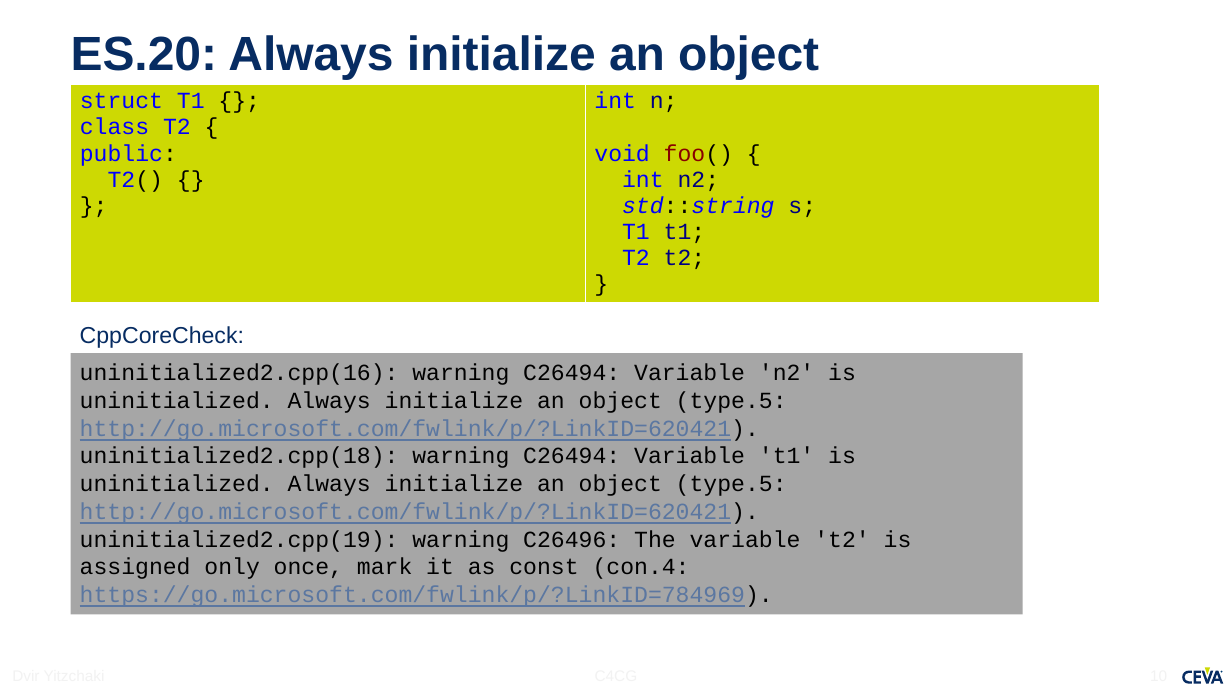
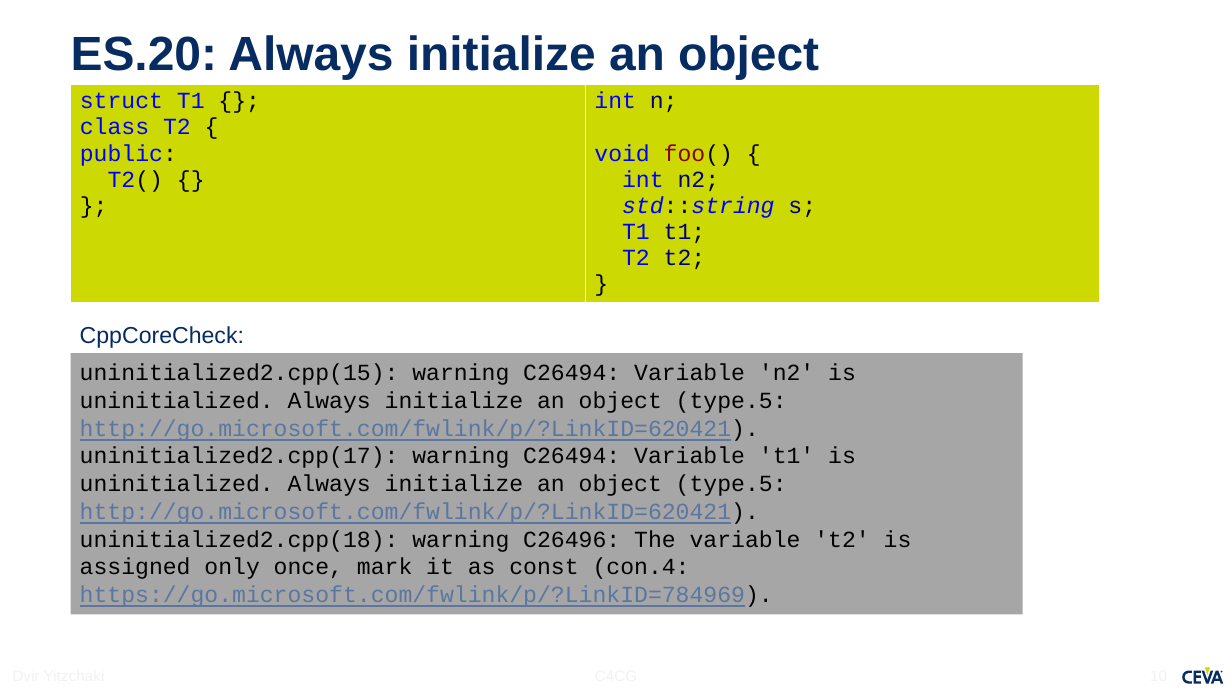
Before and after one commit to dvirtz/CoreCpp, a slide deck: slide 10 of CppCoreGuidelines/C4GC.pptx. Drawn at 1232x693 pixels with LibreOffice and Linux fonts; fonts in the diff are those of the drawing; background and template pictures are left out. Boxes give left, top, right and bottom in pixels: in the first picture for what was removed or moved away, otherwise in the second. Text is boxed around its words. In the diff, an @@ line names an element or a change of style, - is before the commit and + after.

```diff
--- a/CppCoreGuidelines/C4GC.pptx
+++ b/CppCoreGuidelines/C4GC.pptx
@@ text in rectangle at [80,364,912,607]: text changed @@
-uninitialized2.cpp(16): warning C26494: Variable 'n2' is uninitialized. Always initialize an object (type.5: http://go.microsoft.com/fwlink/p/?LinkID=620421).
-uninitialized2.cpp(18): warning C26494: Variable 't1' is uninitialized. Always initialize an object (type.5: http://go.microsoft.com/fwlink/p/?LinkID=620421).
-uninitialized2.cpp(19): warning C26496: The variable 't2' is assigned only once, mark it as const (con.4: https://go.microsoft.com/fwlink/p/?LinkID=784969).
+uninitialized2.cpp(15): warning C26494: Variable 'n2' is uninitialized. Always initialize an object (type.5: http://go.microsoft.com/fwlink/p/?LinkID=620421).
+uninitialized2.cpp(17): warning C26494: Variable 't1' is uninitialized. Always initialize an object (type.5: http://go.microsoft.com/fwlink/p/?LinkID=620421).
+uninitialized2.cpp(18): warning C26496: The variable 't2' is assigned only once, mark it as const (con.4: https://go.microsoft.com/fwlink/p/?LinkID=784969).
```
Also in this commit, not shown: 6 other slides changed, 3 other files.
